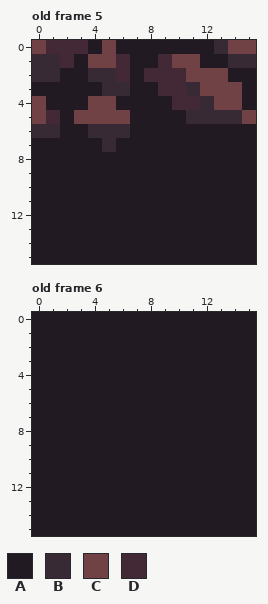
Pixel-art file, stored at _asset_build/tiles.aseprite. The first picture shows the starting point.
16x16 pixels, 6 frames. Shown: old frame 5, old frame 6. The commit also changed other frames, which this record leaves out.
Palette (. is transparent): A #211a22  B #382a35  C #704245  D #422935
Pixels before, old frame 5, first column x 0:
 0 CDDDACAAAAAAABCC
 1 BBDACCDAADCCAABB
 2 BBAABBDADDDCCCAA
 3 AAAAABBAADDBCCCA
 4 CAAACCAAAADDBCCA
 5 CDACCCCAAAABBBBC
 6 BBAABBBAAAAAAAAA
 7 AAAAABAAAAAAAAAA
 8 AAAAAAAAAAAAAAAA
 9 AAAAAAAAAAAAAAAA
10 AAAAAAAAAAAAAAAA
11 AAAAAAAAAAAAAAAA
12 AAAAAAAAAAAAAAAA
13 AAAAAAAAAAAAAAAA
14 AAAAAAAAAAAAAAAA
15 AAAAAAAAAAAAAAAA
Pixels before, old frame 6, first column x 0:
 0 AAAAAAAAAAAAAAAA
 1 AAAAAAAAAAAAAAAA
 2 AAAAAAAAAAAAAAAA
 3 AAAAAAAAAAAAAAAA
 4 AAAAAAAAAAAAAAAA
 5 AAAAAAAAAAAAAAAA
 6 AAAAAAAAAAAAAAAA
 7 AAAAAAAAAAAAAAAA
 8 AAAAAAAAAAAAAAAA
 9 AAAAAAAAAAAAAAAA
10 AAAAAAAAAAAAAAAA
11 AAAAAAAAAAAAAAAA
12 AAAAAAAAAAAAAAAA
13 AAAAAAAAAAAAAAAA
14 AAAAAAAAAAAAAAAA
15 AAAAAAAAAAAAAAAA
Once edited:
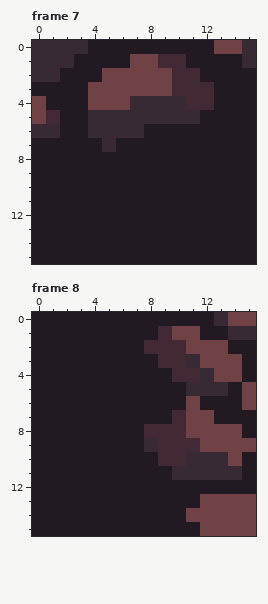
A new or re-ordered frame is compared with the old frame closest to it.
The exact change:
frames 6 -> 17
Changed rows in their new state; - is an unchanged pixel.
Frame 7 is new; against old frame 5, layer "Layer 1":
first column x 0:
 0 BBBB-A-------C-B
 1 --B-AAACC-DA--A-
 2 ----ACCCCC-DAA--
 3 ----CCCCCC-DDAA-
 4 ------CBBBB-DAA-
 5 ---ABBBBBBB-AAAA
 6 -------B--------
Frame 8 is new; against old frame 6, layer "Layer 1":
first column x 8:
 0 -----BCC
 1 -DCC--BB
 2 DDDCCC--
 3 -DDBCCC-
 4 --DDBCC-
 5 ---BBB-C
 6 ---C---C
 7 --DCC---
 8 DDDCCCC-
 9 BDDDCCCC
10 -DDBBBC-
11 --BBBBB-
13 ----CCCC
14 ---CCCCC
15 ----CCCC
